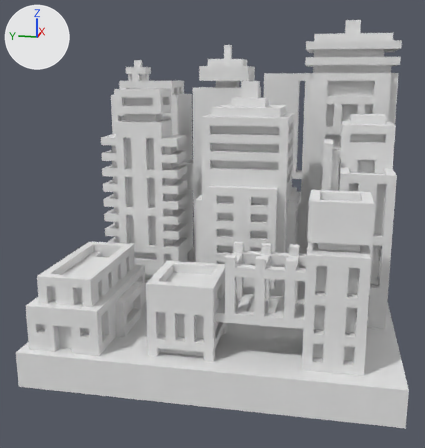
The OBJ model Assets/CityScape/cityscape1.obj, before and after one commit.
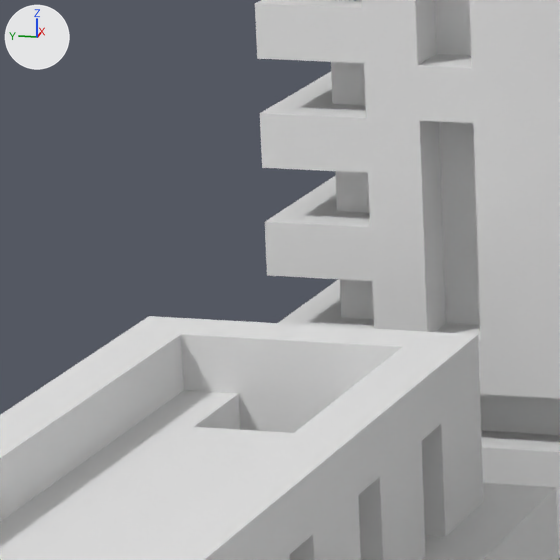
There are two pictures of each version: one whole from a camera (50 mm lens) standing at (-72.4, -11.8, 32.2) and looking at (-1.8, 2.3, 14.5), one close up on the part from 16% to 34% of the width and 44% to 61% of the height. The axes (+X, +Y, +Z) are drawn at upper left. The lights are the same throughout. Where no turn or scale is listed for an object, it has been applied to the vertices. Vertices at the same position are counted once.

Names of what the first close-up shows: 'cityscape1'.
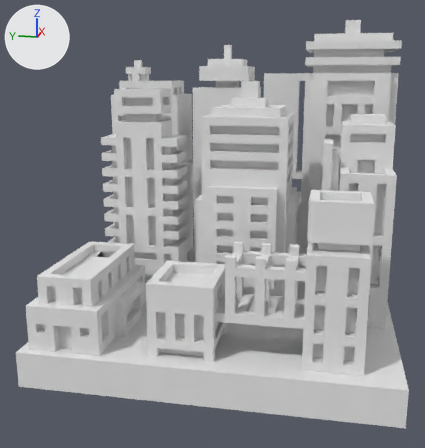
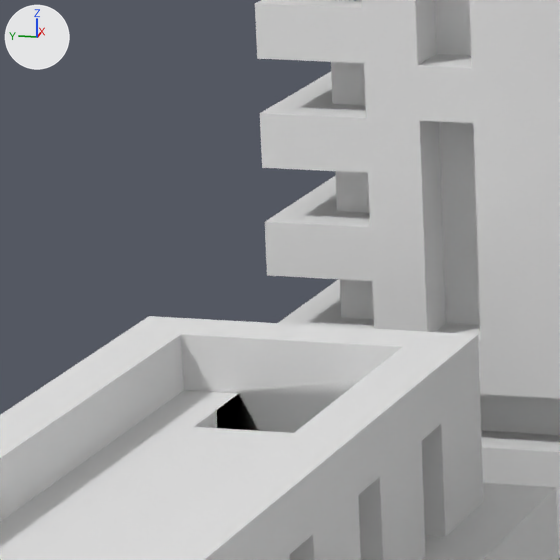
The newer file is also rescaled (x2.0) as a whole; pictures and numbers use the older file's frame.

Pixel boxes (x1, y1, x2, y2) of what changed, in the close-ups (560 x 560 px):
part 1 of me_cityscape1, added
    after: (0, 334, 435, 560)

What changed in the scene script:
```text
Change me_cityscape1:
    used by ob_cityscape1; location = (0.0, 0.0, 0.0)
    remove me_cityscape1.from_pydata(...)  # 2825 vertices, 5856 faces; spans x -20.0..20.0, y -20.0..20.0, z 0.0..40.0
    add me_cityscape1.from_pydata(...)  # 2926 vertices, 6062 faces; spans x -20.0..20.0, y -20.0..20.0, z 0.0..40.0
    me_cityscape1 part 1: 40 vertices added at x -17.5..-4.5, y 12.5..17.5, z 9.0..11.5
```
